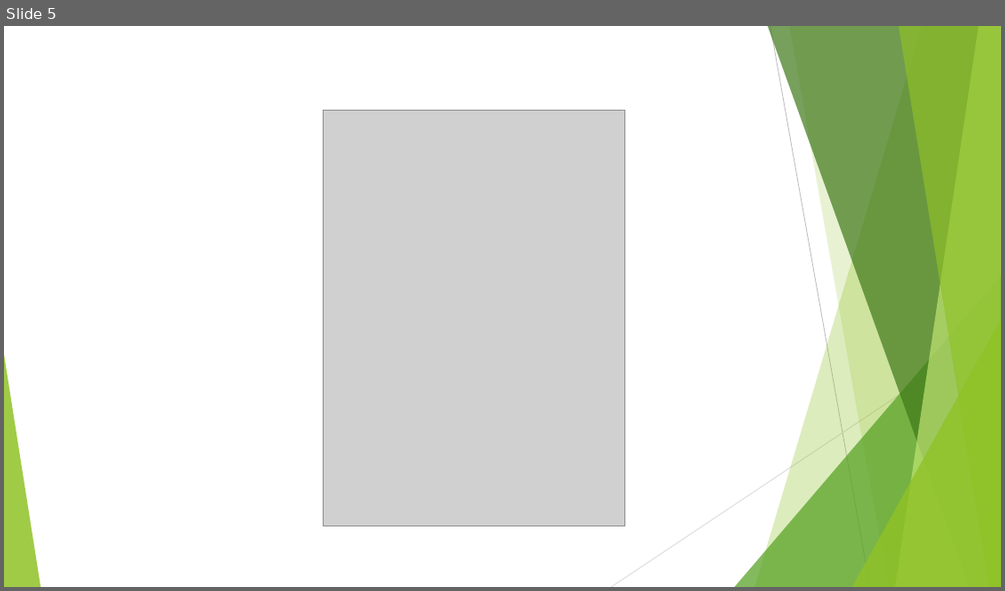
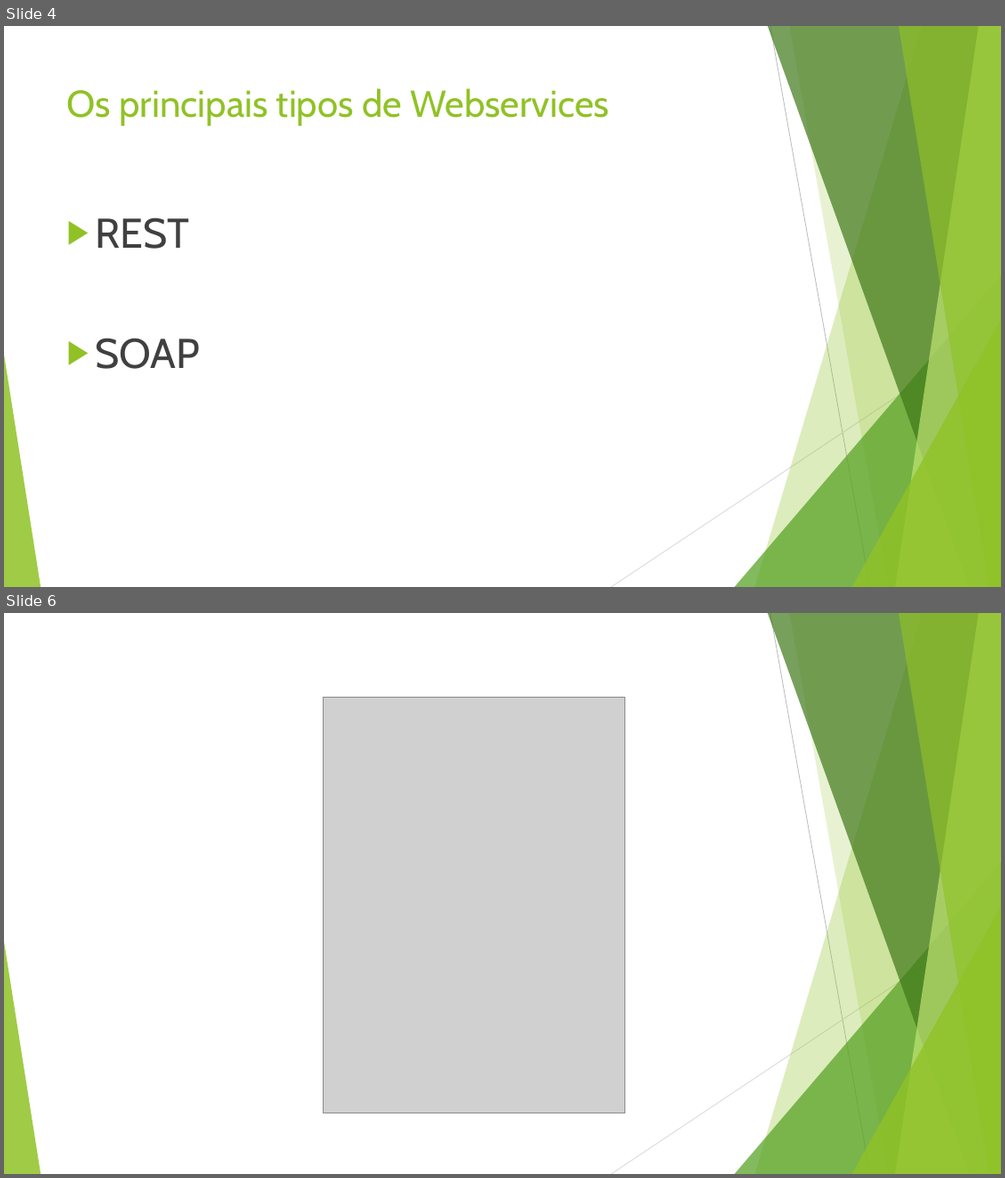
Before and after one commit to leandrocgsi/RestWithASP-NETUdemy, a slide deck: Documents/Understending RESTFul API's .pptx. Shown one above the other, each under a label of ours: slide 5 before the commit, slides 4 and 6 after it; the slides between them are not shown. The pictures are 1005x591 and 1005x1178 pixels, drawn with LibreOffice and Linux fonts; fonts in the diff are those of the drawing; grey boxes stand for pictures. Boxes give left, top, right and bottom in pixels: in the first picture for what was removed or moved away, otherwise in the second. Text is boxed around its words. In the diff, an @@ line names an element or a change of style, - is before the commit and + after.

```diff
--- a/Documents/Understending RESTFul API's .pptx
+++ b/Documents/Understending RESTFul API's .pptx
@@ slide 4 added at box(4, 26, 1001, 587), background #FFFFFF; not listed: 10 template elements that a slide beside it also shows @@
@@ title added at box(67, 88, 609, 126), 36 pt, text #90C226 @@
+Os principais tipos de Webservices
@@ text added at box(95, 217, 200, 369), 40 pt, text #404040 @@
+▶ REST
+▶ SOAP
@@ what was slide 5 is now slide 6 @@
```
Also in this commit, not shown: 5 slides changed, 47 other slides added, 47 slides removed, 3 other files.
